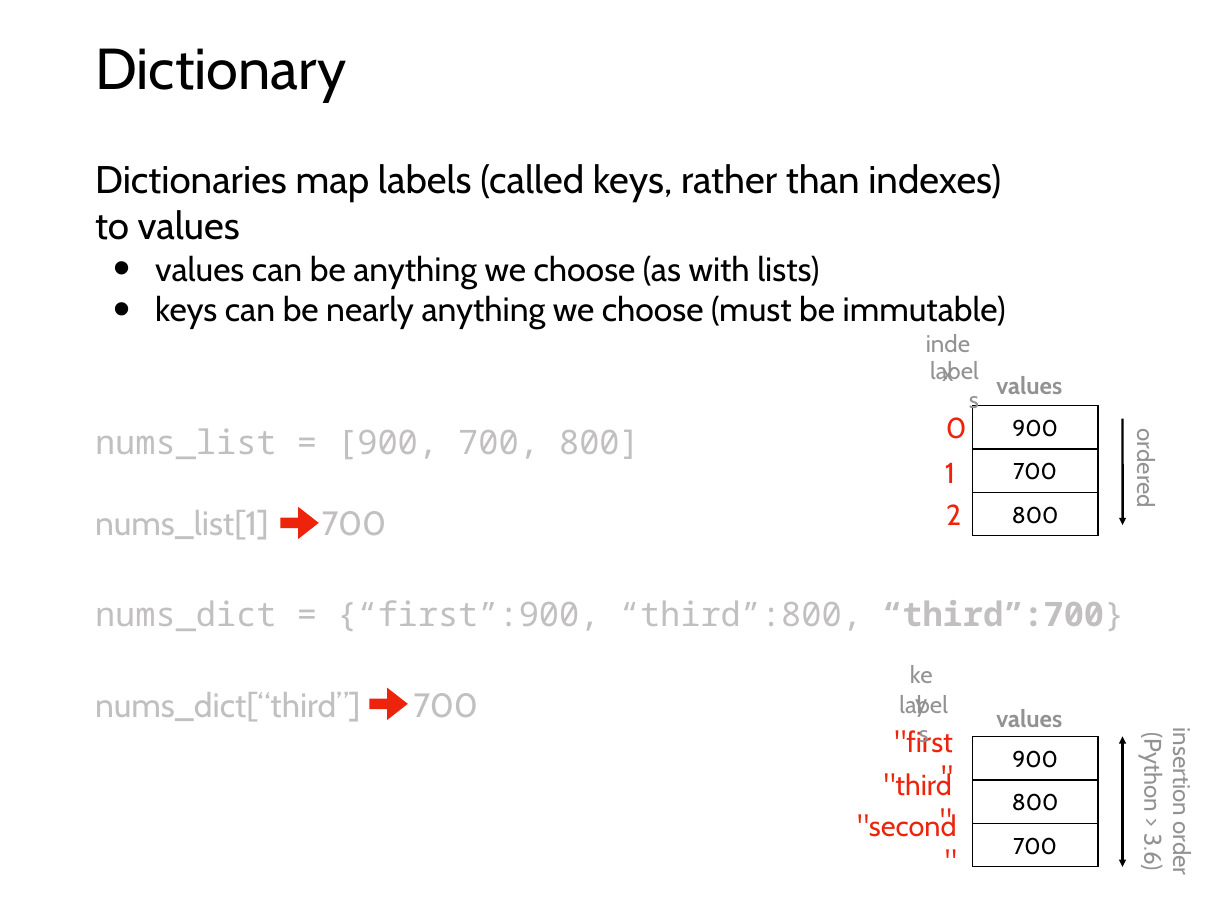
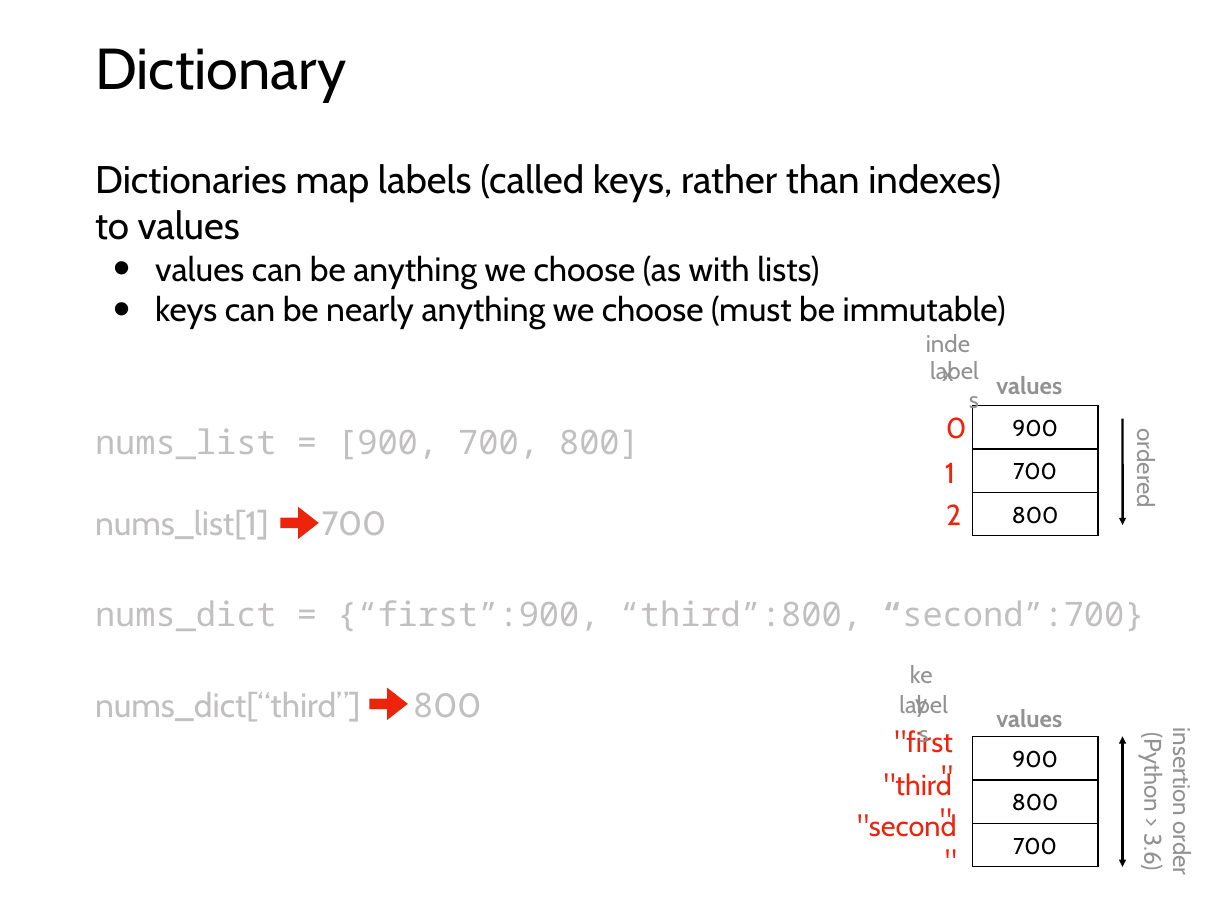
Before and after one commit to tylerharter/caraza-harter-com, a slide deck: slide 24 of tyler/meena/cs220/f20/materials/lec_17_F20.pptx. Drawn at 1232x924 pixels with LibreOffice and Linux fonts; fonts in the diff are those of the drawing. Boxes give left, top, right and bottom in pixels: in the first picture for what was removed or moved away, otherwise in the second. Text is boxed around its words. In the diff, an @@ line names an element or a change of style, - is before the commit and + after.

Commit message:
Adding lec 17 slides - correction

```diff
--- a/tyler/meena/cs220/f20/materials/lec_17_F20.pptx
+++ b/tyler/meena/cs220/f20/materials/lec_17_F20.pptx
@@ text at <box>95,600,1144,721</box>: text changed @@
-nums_dict = {“first”:900, “third”:800, “third”:700}
-nums_dict[“third”] 700
+nums_dict = {“first”:900, “third”:800, “second”:700}
+nums_dict[“third”] 800
```
